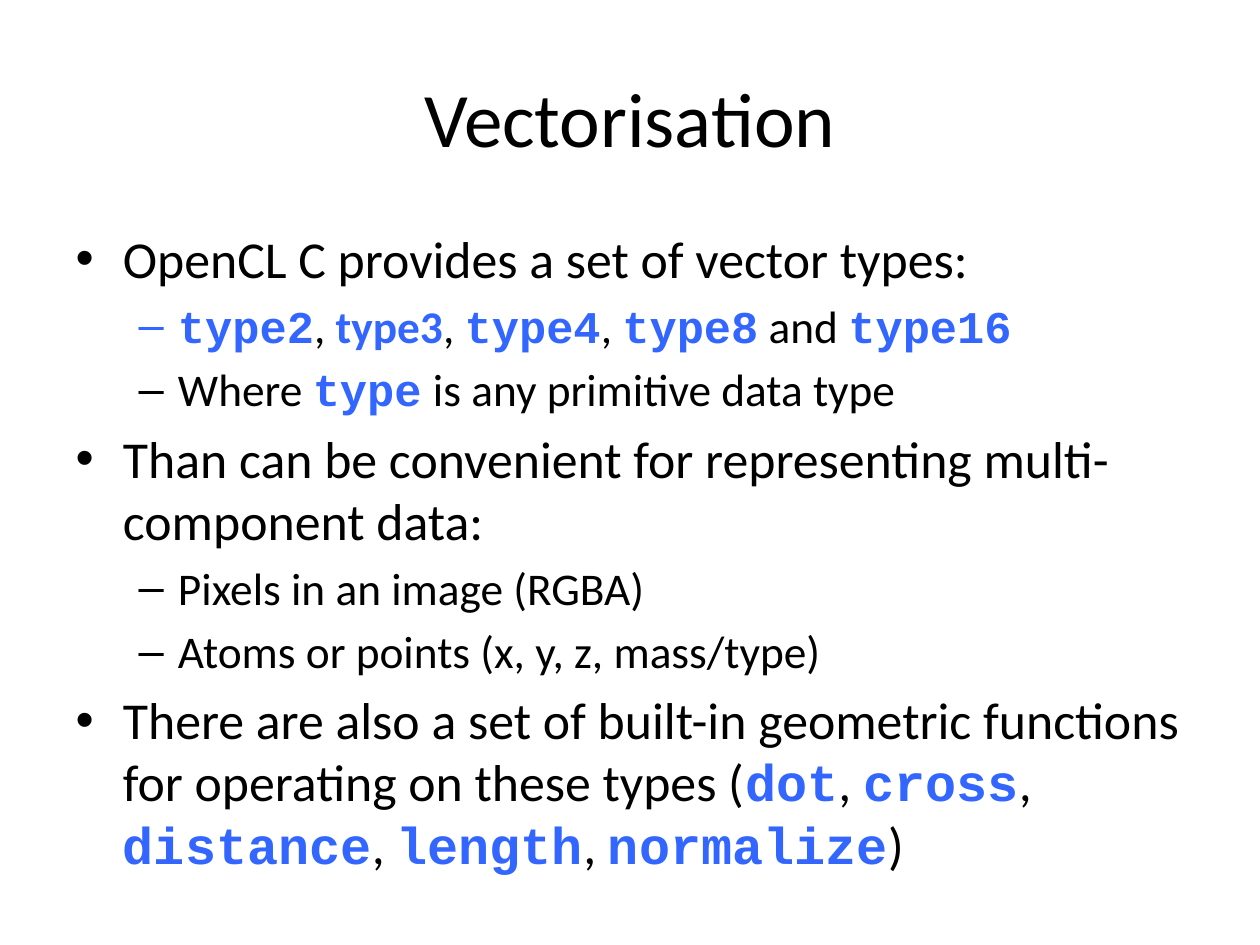
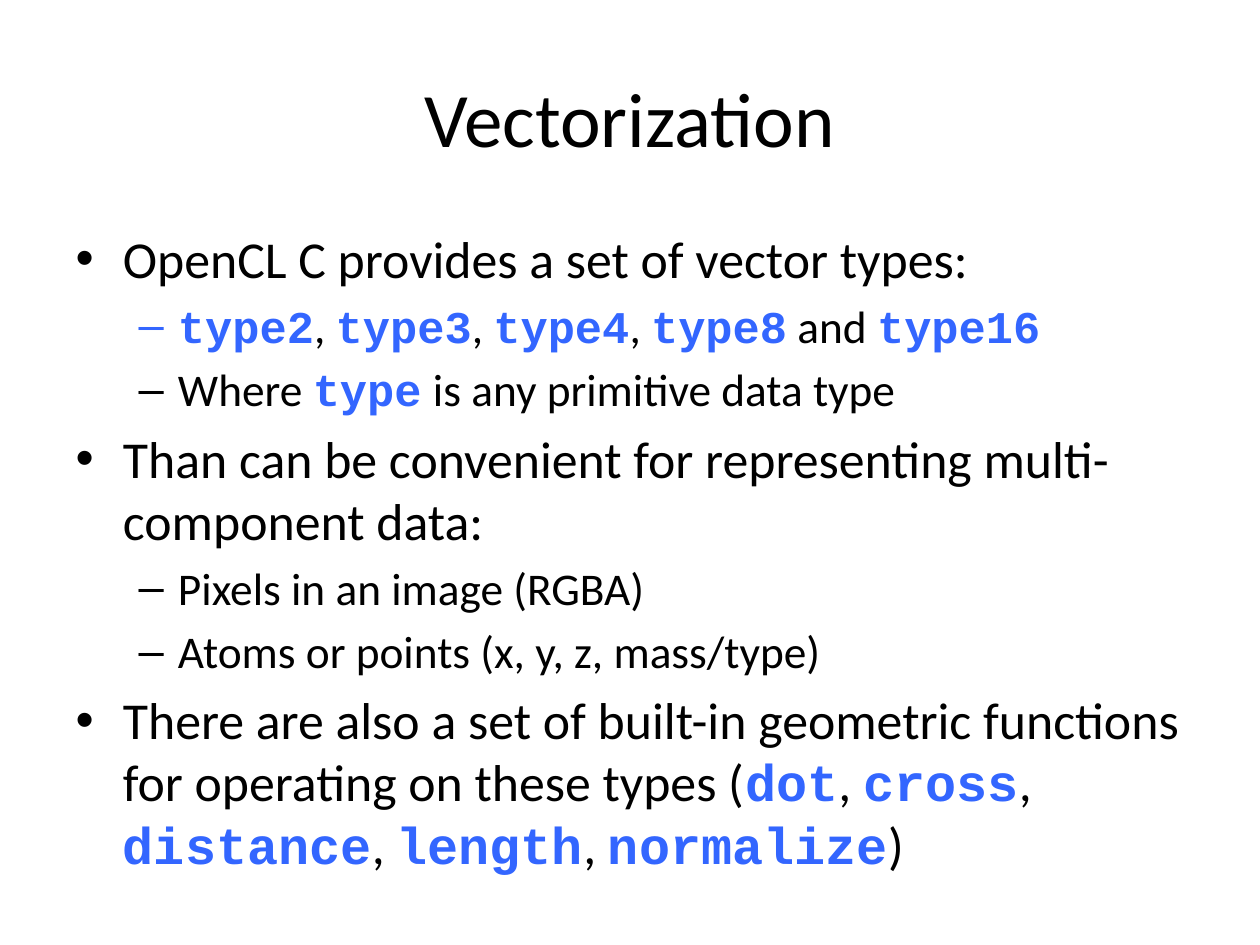
Before and after one commit to UoB-HPC/opencl-training-code, a slide deck: slide 65 of slides/advanced_part3.pptx (slide 64 before the commit). Drawn at 1260x945 pixels with LibreOffice and Linux fonts; fonts in the diff are those of the drawing. Boxes give left, top, right and bottom in pixels: in the first picture for what was removed or moved away, otherwise in the second. Text is boxed around its words. In the diff, an @@ line names an element or a change of style, - is before the commit and + after.

```diff
--- a/slides/advanced_part3.pptx
+++ b/slides/advanced_part3.pptx
@@ title at (425,93,835,148): text changed @@
-Vectorisation
+Vectorization
@@ text at (178,311,1040,353): font Calibri to Courier New in "type3," @@
```
Also in this commit, not shown: 46 other slides changed, 2 slides added, 1 slide removed, 1 other file.
